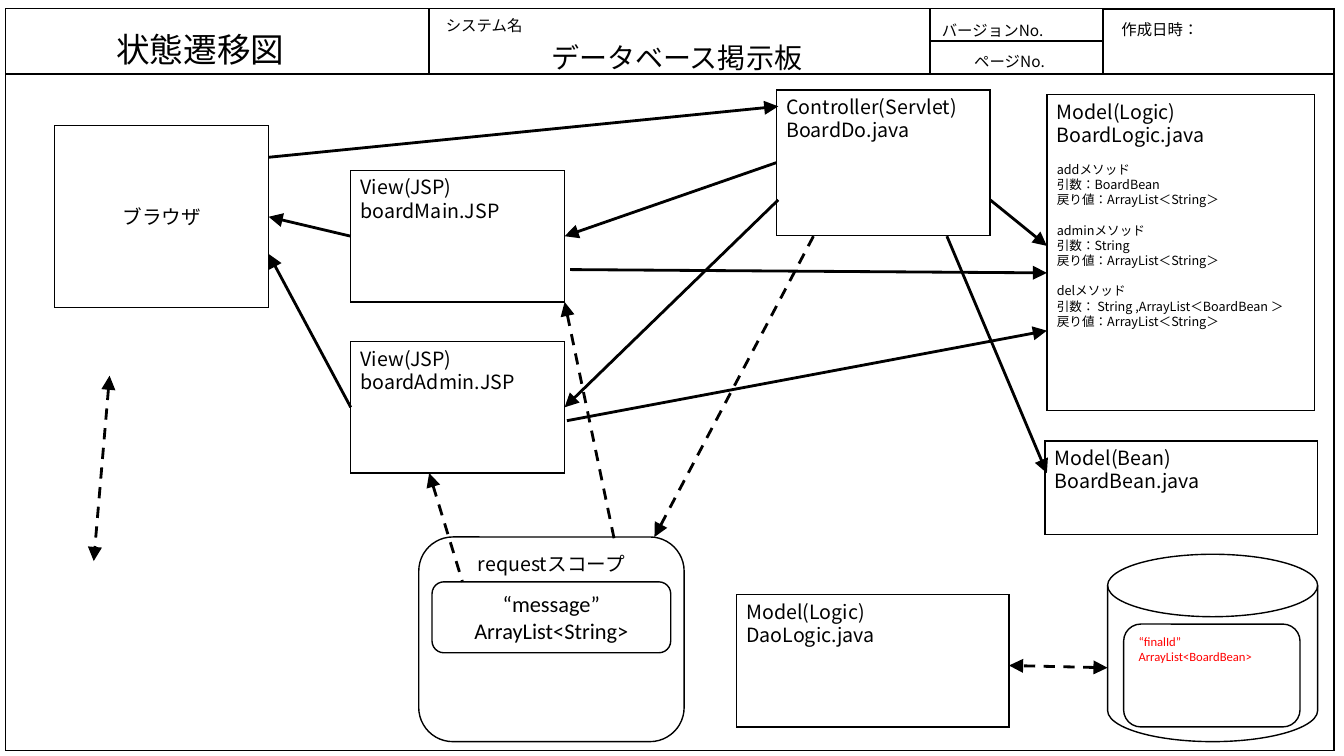
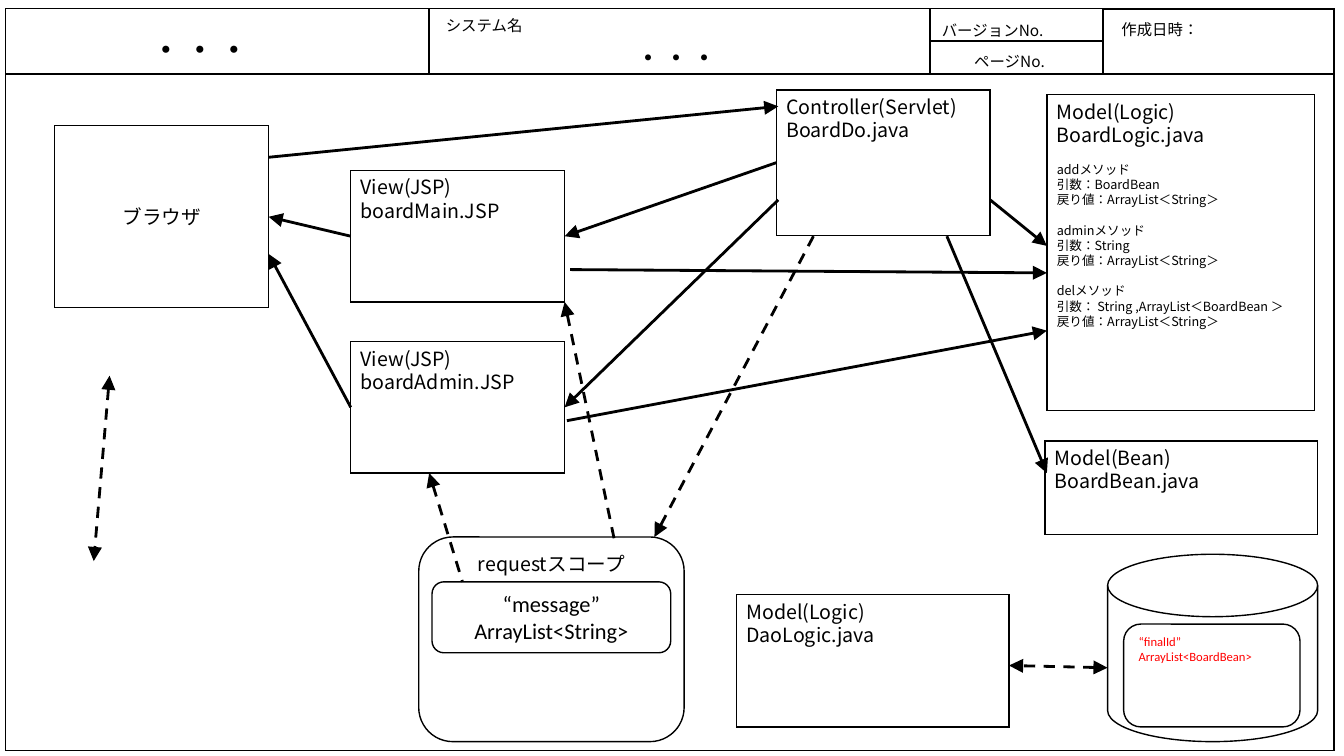
Before and after one commit to java201710/java, a slide deck: slide 9 of 総合演習資料/2.外部設計/画面・状態遷移図_DB.pptx (slide 2 before the commit). Drawn at 1344x756 pixels with LibreOffice and Linux fonts; fonts in the diff are those of the drawing. Boxes give left, top, right and bottom in pixels: in the first picture for what was removed or moved away, otherwise in the second. Text is boxed around its words. In the diff, an @@ line names an element or a change of style, - is before the commit and + after.

```diff
--- a/総合演習資料/2.外部設計/画面・状態遷移図_DB.pptx
+++ b/総合演習資料/2.外部設計/画面・状態遷移図_DB.pptx
@@ text at (150,45,251,53): text changed @@
-状態遷移図
+・・・
@@ text at (635,54,719,75): text changed @@
-データベース掲示板
+・・・
```
Also in this commit, not shown: 8 slides added, 1 slide removed, 3 other files.
